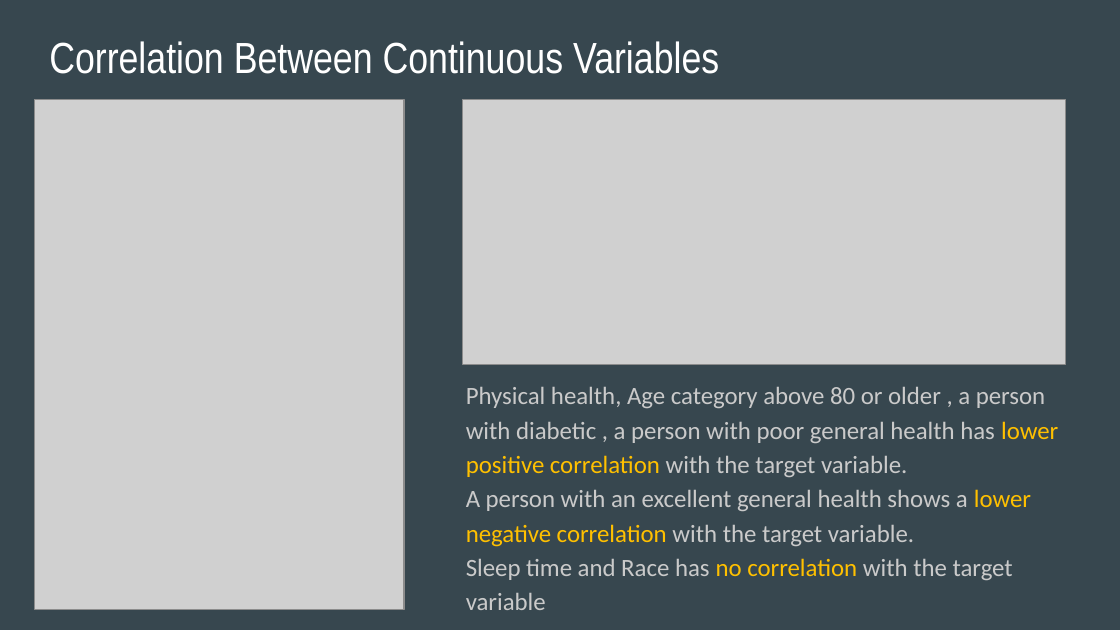
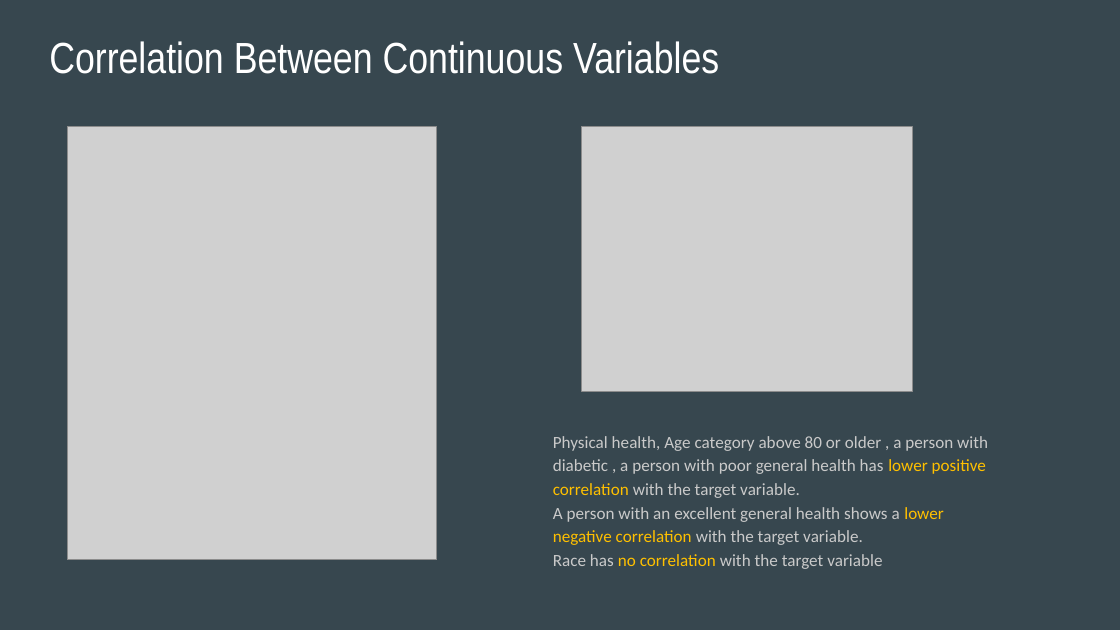
Before and after one commit to apombo90/Predicting_Heart_Disease, a slide deck: slide 13 of Final Project - Group 7.pptx. Drawn at 1120x630 pixels with LibreOffice and Linux fonts; fonts in the diff are those of the drawing; grey boxes stand for pictures. Boxes give left, top, right and bottom in pixels: in the first picture for what was removed or moved away, otherwise in the second. Text is boxed around its words. In the diff, an @@ line names an element or a change of style, - is before the commit and + after.

```diff
--- a/Final Project - Group 7.pptx
+++ b/Final Project - Group 7.pptx
@@ picture: place and size @@
-picture at box(35, 100, 404, 609)
+picture at box(67, 127, 437, 560)
@@ picture: place and size @@
-picture at box(463, 100, 1065, 365)
+picture at box(582, 127, 913, 392)
@@ text "Physical health, Age category above ...": place and size @@
-text "Physical health, Age category above ..." at box(466, 387, 1058, 610)
+text "Physical health, Age category above ..." at box(553, 436, 988, 569)
@@ text at box(553, 436, 988, 545): size 16 to 11 pt in "Physical health, Age category above 80 or ...", "A person with an excellent general health ..." @@
@@ text at box(553, 554, 882, 569): text changed; size 16 to 11 pt @@
-Sleep time and Race has no correlation with the target variable
+Race has no correlation with the target variable
```
Also in this commit, not shown: 10 other slides changed, 3 slides added, 3 slides removed, 1 other file.
